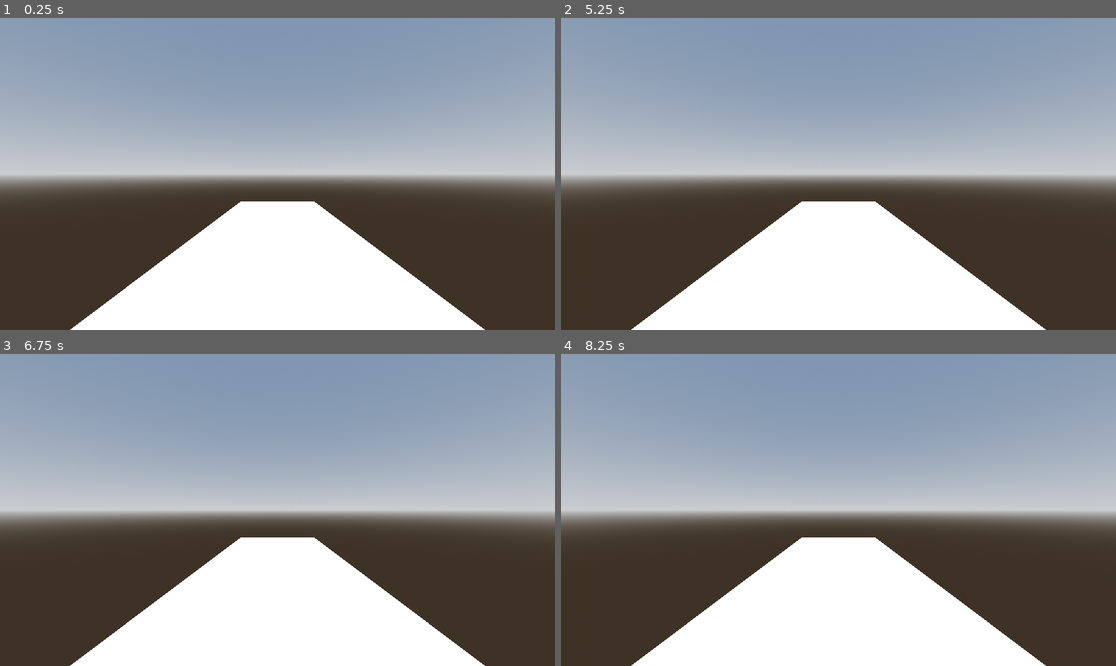
Above: before the commit, frames 1-4 (two rows, left to right).
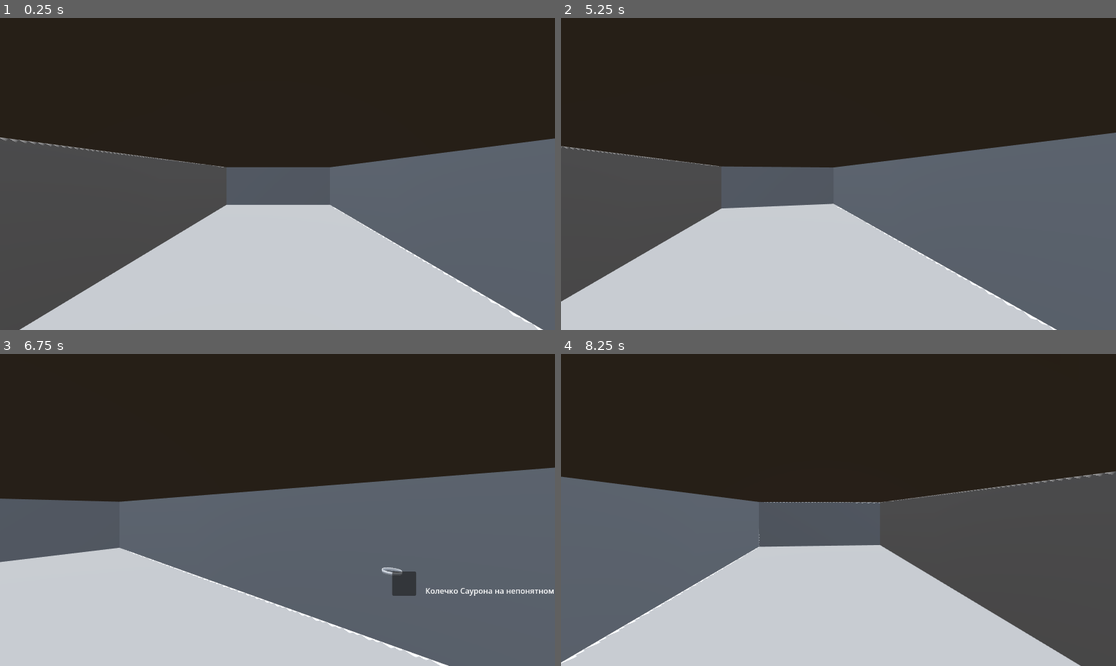
Above: after the commit, the same moments.

Repository: mxokunkov/VJ-Museum
Game: Godot game, scene res://prototype.tscn
The game is run twice, just before and just after one commit, with the same random seed, the same clock (stepped at 60 frames per second) and the same inputs.
Inputs (mouse positions are in pixels of both pictures, inside the frame that each line leads up to):
- Up to frame 1 (0.25 s): no input
- Up to frame 2 (5.25 s): tap Enter at 0.5, 4.25 s; move the mouse to (960, 158) at 0.52 s; hold Right mouse button (RMB, bound only after the commit) 0.53-1.28 s; tap Space at 1.25, 5 s; move the mouse to (727, 189) at 1.27 s; right-click (727, 189) at 1.35 s; click (794, 130) at 2 s, where only the run after the commit has a clickable "Колечко Саурона на непонятном…"; click (794, 130) at 2.75 s, where only the run after the commit has a clickable "Колечко Саурона на непонятном…"; click (794, 130) at 3.5 s, where only the run after the commit has a clickable "Колечко Саурона на непонятном…"; move the mouse to (894, 105) at 4.27 s; hold Right mouse button (RMB, bound only after the commit) 4.28-5.03 s; move the mouse to (810, 236) at 5.02 s; right-click (810, 236) at 5.1 s
- Up to frame 3 (6.75 s): tap Enter at 5.75 s; move the mouse to (444, 556) at 5.77 s; hold Right mouse button (RMB, bound only after the commit) 5.78-6.53 s; tap Space at 6.5 s; move the mouse to (111, 463) at 6.52 s; right-click (111, 463) at 6.6 s
- Up to frame 4 (8.25 s): move the mouse to (866, 510) at 7.27 s; hold Right mouse button (RMB, bound only after the commit) 7.28-8.03 s; move the mouse to (755, 432) at 8.02 s; right-click (755, 432) at 8.1 s

The runs differ from the first frame. In frame 1, 98% of the frame differs, in the area x 0-100%, y 0-100%; in frame 2, 98%; in frame 3, 99%; in frame 4, 98%.

Commit message:
рабочая демка

Diff:
--- /dev/null
+++ b/app/button.gd
@@ -0,0 +1,7 @@
+extends Button
+
+
+func _process(_delta):
+	var pos3d = $"..".global_transform.origin
+	var pos2d = $"../../../cam/controller/Camera3D".unproject_position(pos3d)
+	position = pos2d
--- /dev/null
+++ b/app/controller.gd
@@ -0,0 +1,29 @@
+extends CharacterBody3D
+
+
+func move_x(x) -> void:
+	position += -transform.basis.z * x
+
+
+func _input(event: InputEvent) -> void:
+	if Input.is_action_pressed("RMB"):
+		if event is InputEventMouseMotion:
+			rotate_y(event.relative.x * Prototype.mouse_sense * 0.01)
+			$Camera3D.rotate_x(deg_to_rad(event.relative.y) * Prototype.mouse_sense * 0.01)
+			$Camera3D.rotation.x = clamp(rotation.x, deg_to_rad(-89), deg_to_rad(89))
+
+
+func _on_zones_move_1() -> void:
+	move_x(1)
+
+
+func _on_zones_move_2() -> void:
+	move_x(2)
+
+
+func _on_zones_move_3() -> void:
+	move_x(3)
+
+
+func _on_zones_move_4() -> void:
+	move_x(4)
--- /dev/null
+++ b/app/label.gd
@@ -0,0 +1,12 @@
+extends Label
+
+
+func _ready() -> void:
+	visible = false
+
+
+func _on_button_pressed() -> void:
+	if visible:
+		visible = false
+	else:
+		visible = true
--- a/app/project.godot
+++ b/app/project.godot
@@ -15,6 +15,18 @@
 config/features=PackedStringArray("4.6", "GL Compatibility")
 config/icon="res://icon.svg"
 
+[autoload]
+
+Prototype="*uid://bxqgqymex14mt"
+
+[input]
+
+RMB={
+"deadzone": 0.2,
+"events": [Object(InputEventMouseButton,"resource_local_to_scene":false,"resource_name":"","device":-1,"window_id":0,"alt_pressed":false,"shift_pressed":false,"ctrl_pressed":false,"meta_pressed":false,"button_mask":0,"position":Vector2(0, 0),"global_position":Vector2(0, 0),"factor":1.0,"button_index":2,"canceled":false,"pressed":false,"double_click":false,"script":null)
+]
+}
+
 [physics]
 
 3d/physics_engine="Jolt Physics"
@@ -24,3 +36,4 @@
 rendering_device/driver.windows="d3d12"
 renderer/rendering_method="gl_compatibility"
 renderer/rendering_method.mobile="gl_compatibility"
+anti_aliasing/quality/msaa_3d=3
--- /dev/null
+++ b/app/prototype.gd
@@ -0,0 +1,3 @@
+extends Node
+
+@export var mouse_sense = 1
--- a/app/prototype.tscn
+++ b/app/prototype.tscn
@@ -1,6 +1,11 @@
 [gd_scene format=3 uid="uid://b8t5isb6ryr8r"]
 
+[ext_resource type="Script" uid="uid://bxqgqymex14mt" path="res://prototype.gd" id="1_883nb"]
 [ext_resource type="Script" uid="uid://8ta1qhmv34ii" path="res://zones.gd" id="1_gxbh7"]
+[ext_resource type="Script" uid="uid://cow3pyybfi0o0" path="res://controller.gd" id="2_vo8sw"]
+[ext_resource type="ArrayMesh" uid="uid://t0i4o0fff6fv" path="res://The_One_Ring_Obj.obj" id="4_7fmhn"]
+[ext_resource type="Script" uid="uid://dmhcgqh4no5lg" path="res://button.gd" id="5_mbk3n"]
+[ext_resource type="Script" uid="uid://b3tmudmy0yu6n" path="res://label.gd" id="6_1ixuk"]
 
 [sub_resource type="BoxMesh" id="BoxMesh_gxbh7"]
 
@@ -18,7 +23,10 @@
 sky = SubResource("Sky_vo8sw")
 tonemap_mode = 2
 
+[sub_resource type="CapsuleShape3D" id="CapsuleShape3D_gxbh7"]
+
 [node name="prototype" type="Node" unique_id=1641901489]
+script = ExtResource("1_883nb")
 
 [node name="ui" type="Node" parent="." unique_id=1670755777]
 
@@ -61,7 +69,7 @@
 [node name="Node3D" type="Node3D" parent="level" unique_id=1512254005]
 
 [node name="StaticBody3D" type="StaticBody3D" parent="level/Node3D" unique_id=1223871195]
-transform = Transform3D(2, 0, 0, 0, 0.5, 0, 0, 0, 5, 0, 0, 0)
+transform = Transform3D(6.830447, 0, 0, 0, 0.5, 0, 0, 0, 26.444674, 0, 0, 0)
 
 [node name="MeshInstance3D" type="MeshInstance3D" parent="level/Node3D/StaticBody3D" unique_id=1474949047]
 mesh = SubResource("BoxMesh_gxbh7")
@@ -69,17 +77,100 @@
 [node name="CollisionShape3D" type="CollisionShape3D" parent="level/Node3D/StaticBody3D" unique_id=409721629]
 shape = SubResource("BoxShape3D_vo8sw")
 
-[node name="Camera3D" type="Camera3D" parent="level/Node3D" unique_id=448799322]
-transform = Transform3D(1, 0, 0, 0, 1, 0, 0, 0, 1, 0, 1, 3)
-
 [node name="WorldEnvironment" type="WorldEnvironment" parent="level/Node3D" unique_id=721147504]
 environment = SubResource("Environment_883nb")
 
 [node name="DirectionalLight3D" type="DirectionalLight3D" parent="level/Node3D" unique_id=385083739]
-transform = Transform3D(-0.8660254, -0.43301278, 0.25, 0, 0.49999997, 0.86602545, -0.50000006, 0.75, -0.43301266, 0, 0, 0)
+transform = Transform3D(-2.7231889, 0.9598599, 0.71429074, 0, -1.1083504, 2.4743757, -1.572234, -1.6625258, -1.2371877, 0, 0, 0)
 shadow_enabled = true
 
+[node name="StaticBody3D2" type="StaticBody3D" parent="level/Node3D" unique_id=2123086438]
+transform = Transform3D(-2.9856832e-07, -0.5, 0, 6.830447, -2.1855694e-08, 0, 0, 0, 26.444672, 3.2326207, 0, 0)
+
+[node name="MeshInstance3D" type="MeshInstance3D" parent="level/Node3D/StaticBody3D2" unique_id=1895906444]
+mesh = SubResource("BoxMesh_gxbh7")
+
+[node name="CollisionShape3D" type="CollisionShape3D" parent="level/Node3D/StaticBody3D2" unique_id=1925961912]
+shape = SubResource("BoxShape3D_vo8sw")
+
+[node name="StaticBody3D3" type="StaticBody3D" parent="level/Node3D" unique_id=426754711]
+transform = Transform3D(-2.9856832e-07, -0.5, 0, 6.830447, -2.1855694e-08, 0, 0, 0, 26.444672, -3.1490798, 0, 0)
+
+[node name="MeshInstance3D" type="MeshInstance3D" parent="level/Node3D/StaticBody3D3" unique_id=1172703372]
+mesh = SubResource("BoxMesh_gxbh7")
+
+[node name="CollisionShape3D" type="CollisionShape3D" parent="level/Node3D/StaticBody3D3" unique_id=162138328]
+shape = SubResource("BoxShape3D_vo8sw")
+
+[node name="StaticBody3D4" type="StaticBody3D" parent="level/Node3D" unique_id=177607500]
+transform = Transform3D(-1.1215787e-14, 2.1855694e-08, 6.8683763, 6.830447, -2.1855694e-08, 0, 2.9856832e-07, 0.5, -3.0022625e-07, 0.12161279, 0, -11.8022175)
+
+[node name="MeshInstance3D" type="MeshInstance3D" parent="level/Node3D/StaticBody3D4" unique_id=1222364798]
+mesh = SubResource("BoxMesh_gxbh7")
+
+[node name="CollisionShape3D" type="CollisionShape3D" parent="level/Node3D/StaticBody3D4" unique_id=950209259]
+shape = SubResource("BoxShape3D_vo8sw")
+
+[node name="StaticBody3D5" type="StaticBody3D" parent="level/Node3D" unique_id=1724882738]
+transform = Transform3D(-1.1215787e-14, 2.1855694e-08, 6.8683763, 6.830447, -2.1855694e-08, 0, 2.9856832e-07, 0.5, -3.0022625e-07, 0.12161279, 0, 10.199059)
+
+[node name="MeshInstance3D" type="MeshInstance3D" parent="level/Node3D/StaticBody3D5" unique_id=2088418579]
+mesh = SubResource("BoxMesh_gxbh7")
+
+[node name="CollisionShape3D" type="CollisionShape3D" parent="level/Node3D/StaticBody3D5" unique_id=1950738051]
+shape = SubResource("BoxShape3D_vo8sw")
+
+[node name="StaticBody3D6" type="StaticBody3D" parent="level/Node3D" unique_id=641870843]
+transform = Transform3D(6.830447, 0, 0, 0, 0.5, 0, 0, 0, 26.444674, 0, 2.6325145, 0)
+
+[node name="MeshInstance3D" type="MeshInstance3D" parent="level/Node3D/StaticBody3D6" unique_id=413648728]
+mesh = SubResource("BoxMesh_gxbh7")
+
+[node name="CollisionShape3D" type="CollisionShape3D" parent="level/Node3D/StaticBody3D6" unique_id=168459719]
+shape = SubResource("BoxShape3D_vo8sw")
+
+[node name="DirectionalLight3D" type="DirectionalLight3D" parent="level" unique_id=62706193]
+transform = Transform3D(1, 0, 0, 0, -4.371139e-08, 1, 0, -1, -4.371139e-08, 0, 2.7600517, 0)
+
+[node name="cam" type="Node" parent="." unique_id=1509434419]
+
+[node name="controller" type="CharacterBody3D" parent="cam" unique_id=413647909]
+script = ExtResource("2_vo8sw")
+
+[node name="Camera3D" type="Camera3D" parent="cam/controller" unique_id=448799322]
+transform = Transform3D(1, 0, 0, 0, 1, 0, 0, 0, 1, 0, 2, 0)
+
+[node name="CollisionShape3D" type="CollisionShape3D" parent="cam/controller" unique_id=903154882]
+transform = Transform3D(1, 0, 0, 0, 1, 0, 0, 0, 1, 0, 1.25, 0)
+shape = SubResource("CapsuleShape3D_gxbh7")
+
+[node name="object" type="Node" parent="." unique_id=1861452181]
+
+[node name="TheOneRingObj" type="MeshInstance3D" parent="object" unique_id=836561364]
+transform = Transform3D(0.1, 0, 0, 0, 0.1, 0, 0, 0, 0.1, 2.564887, 1.3174555, -0.37357044)
+mesh = ExtResource("4_7fmhn")
+
+[node name="Button" type="Button" parent="object/TheOneRingObj" unique_id=683797181]
+custom_minimum_size = Vector2(50, 50)
+offset_right = 50.0
+offset_bottom = 50.0
+script = ExtResource("5_mbk3n")
+
+[node name="Label" type="Label" parent="object/TheOneRingObj/Button" unique_id=563360290]
+layout_mode = 0
+offset_left = 69.0
+offset_top = 28.0
+offset_right = 109.0
+offset_bottom = 51.0
+text = "Колечко Саурона на непонятном языке на нем."
+script = ExtResource("6_1ixuk")
+
+[connection signal="move_1" from="ui/zones" to="cam/controller" method="_on_zones_move_1"]
+[connection signal="move_2" from="ui/zones" to="cam/controller" method="_on_zones_move_2"]
+[connection signal="move_3" from="ui/zones" to="cam/controller" method="_on_zones_move_3"]
+[connection signal="move_4" from="ui/zones" to="cam/controller" method="_on_zones_move_4"]
 [connection signal="pressed" from="ui/zones/VBoxContainer/zone4" to="ui/zones" method="_on_zone_4_pressed"]
 [connection signal="pressed" from="ui/zones/VBoxContainer/zone3" to="ui/zones" method="_on_zone_3_pressed"]
 [connection signal="pressed" from="ui/zones/VBoxContainer/zone2" to="ui/zones" method="_on_zone_2_pressed"]
 [connection signal="pressed" from="ui/zones/VBoxContainer/zone1" to="ui/zones" method="_on_zone_1_pressed"]
+[connection signal="pressed" from="object/TheOneRingObj/Button" to="object/TheOneRingObj/Button/Label" method="_on_button_pressed"]
--- a/app/zones.gd
+++ b/app/zones.gd
@@ -1,4 +1,10 @@
 extends Control
+
+
+signal move_1
+signal move_2
+signal move_3
+signal move_4
 
 
 @onready var zone_1: Button = $VBoxContainer/zone1
@@ -15,13 +21,17 @@
 
 
 func _on_zone_1_pressed() -> void:
+	move_1.emit()
 	print("zone 1")
 
 func _on_zone_2_pressed() -> void:
+	move_2.emit()
 	print("zone 2")
 
 func _on_zone_3_pressed() -> void:
+	move_3.emit()
 	print("zone 3")
 
 func _on_zone_4_pressed() -> void:
+	move_4.emit()
 	print("zone 4")
Not shown, added: app/The One Ring.mtl
Not shown, added: app/The_One_Ring_Obj.obj
Not shown, added: app/The_One_Ring_Obj.obj.import
Not shown, added: app/button.gd.uid
Not shown, added: app/controller.gd.uid
Not shown, added: app/label.gd.uid
Not shown, added: app/prototype.gd.uid
Not shown, added: app/The One Ring.mtl54871161162.tmp
